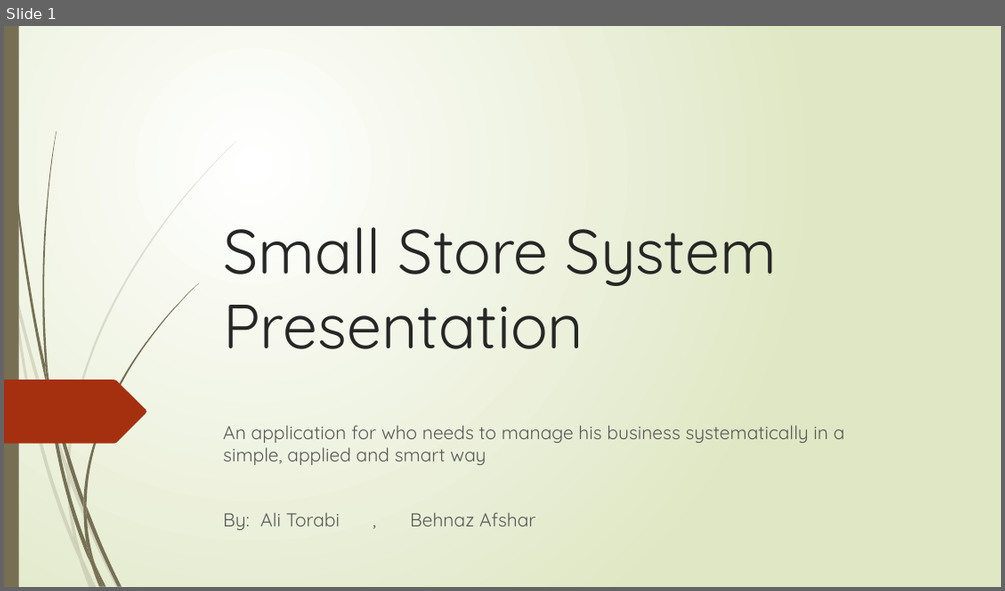
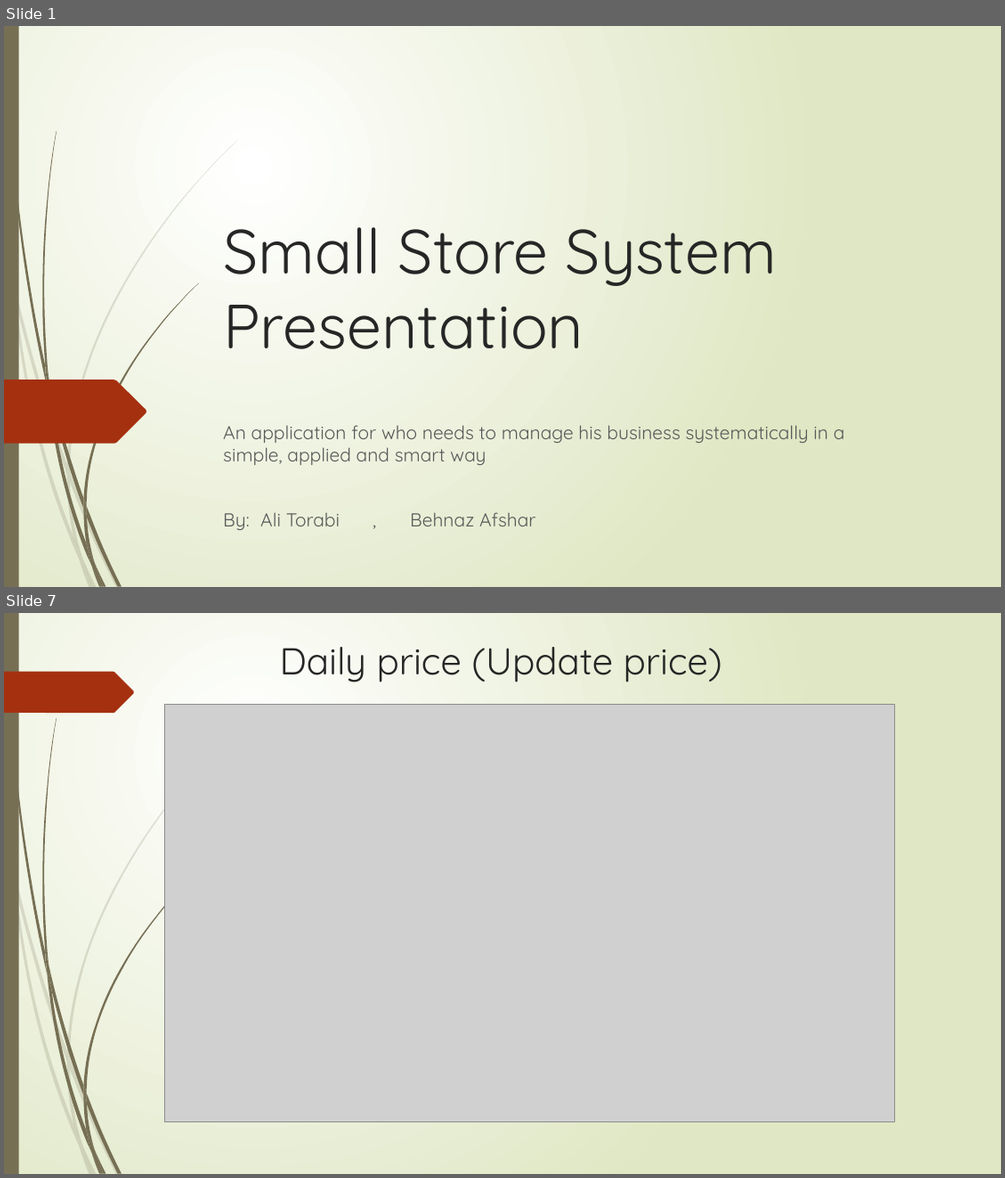
Before and after one commit to alitorabi1/SmallStore, a slide deck: Documents/Presentation1.pptx. Shown one above the other, each under a label of ours: slide 1 before the commit, slides 1 and 7 after it; the slides between them are not shown. The pictures are 1005x591 and 1005x1178 pixels, drawn with LibreOffice and Linux fonts; fonts in the diff are those of the drawing; grey boxes stand for pictures. Boxes give left, top, right and bottom in pixels: in the first picture for what was removed or moved away, otherwise in the second. Text is boxed around its words. In the diff, an @@ line names an element or a change of style, - is before the commit and + after.

```diff
--- a/Documents/Presentation1.pptx
+++ b/Documents/Presentation1.pptx
@@ slide 7 added at [4, 613, 1001, 1174], background gradient #FFFFFF to #DFE8C4; not listed: 23 template elements that a slide beside it also shows @@
@@ title added at [280, 647, 722, 682], 36 pt, text #262626 @@
+Daily price (Update price)
@@ freeform shape added at [4, 672, 134, 713], fill #A53010 @@
@@ picture added at [164, 705, 895, 1122] @@
```
Also in this commit, not shown: 1 slide changed, 7 other slides added, 11 slides removed.
